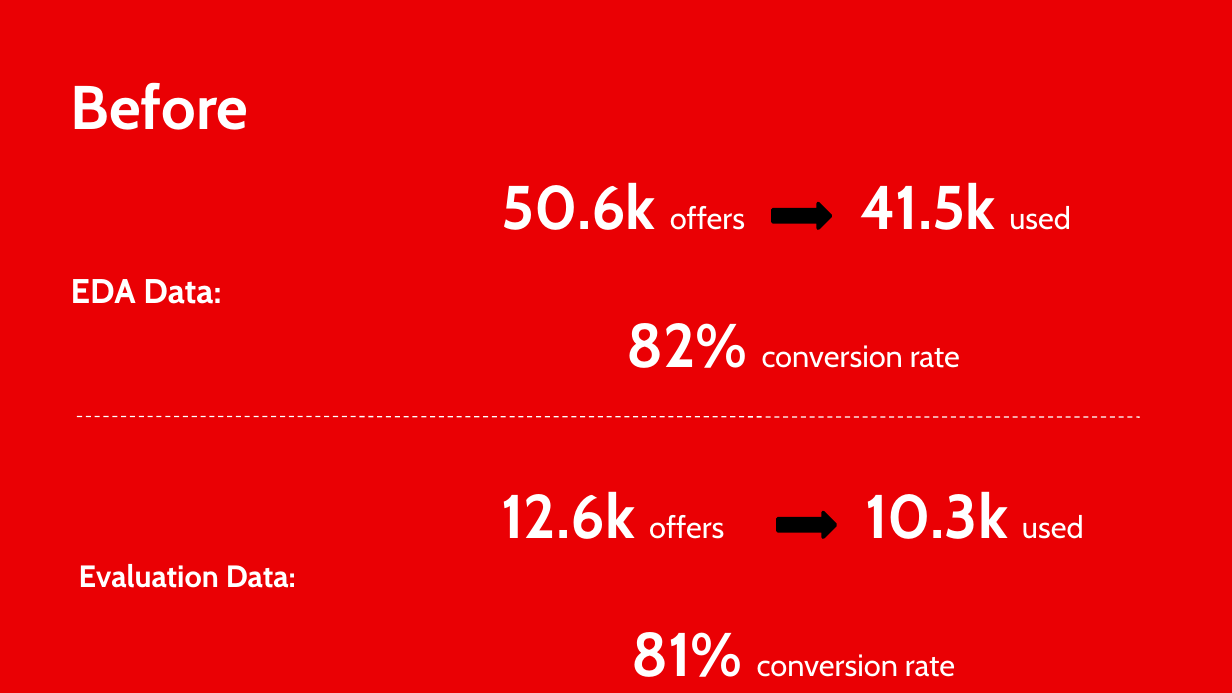
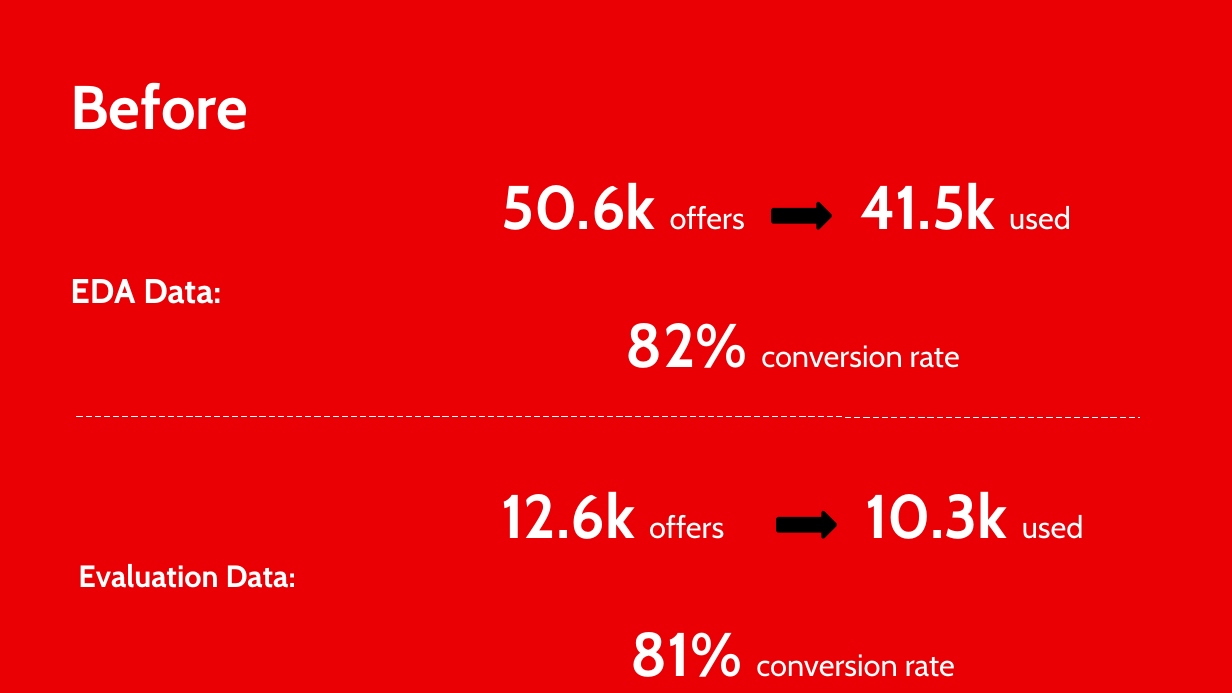
Before and after one commit to amirjalilifard/marketing-offer-case, a slide deck: slide 3 of Ifood-case-presentation.pptx. Drawn at 1232x693 pixels with LibreOffice and Linux fonts; fonts in the diff are those of the drawing. Boxes give left, top, right and bottom in pixels: in the first picture for what was removed or moved away, otherwise in the second. Text is boxed around its words. In the diff, an @@ line names an element or a change of style, - is before the commit and + after.

```diff
--- a/Ifood-case-presentation.pptx
+++ b/Ifood-case-presentation.pptx
@@ line (76, 416) - (1140, 418): stroke #FFFFFF 0.75 pt dashed to #FFFFFF 0 pt dashed @@
```
Also in this commit, not shown: 22 other slides changed, 2 other files.
